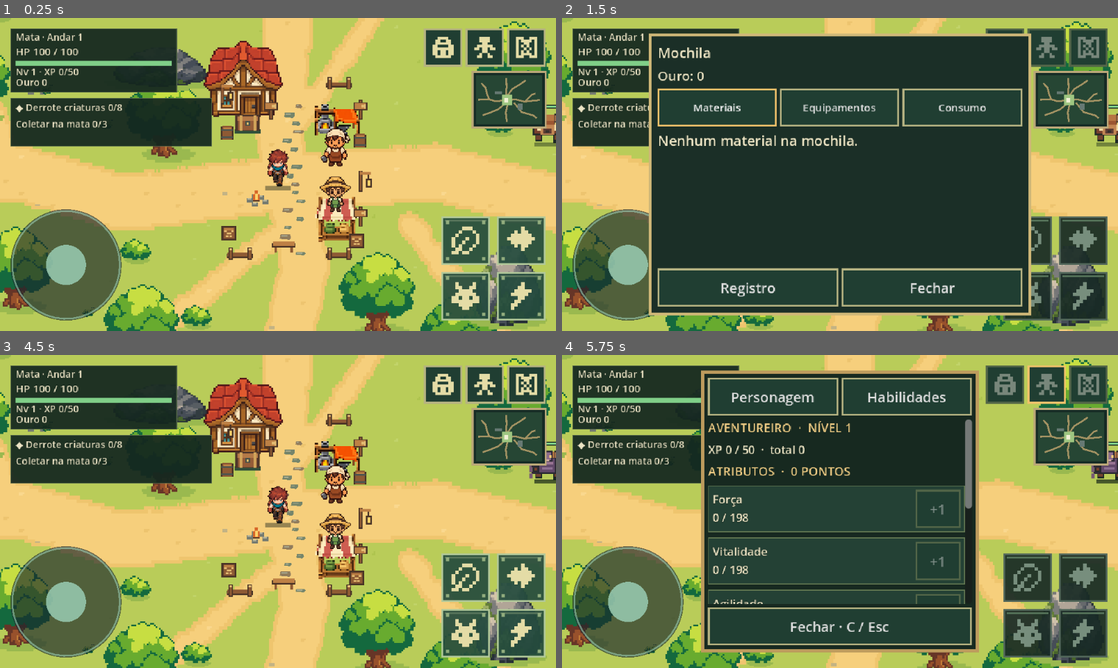
Above: before the commit, frames 1-4 (two rows, left to right).
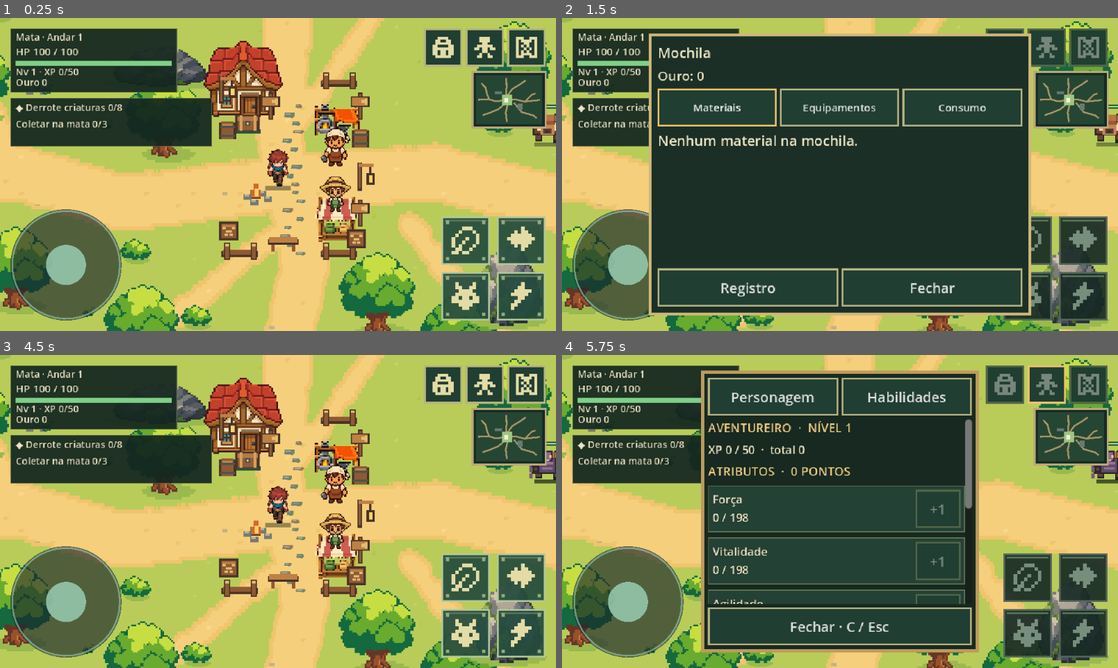
Above: after the commit, the same moments.

Repository: thiagohugo12-dotcom/arveon
Game: Godot game, scene res://scenes/main.tscn
Two runs of this game, one before a commit and one after it. Both use one fixed random seed, a clock stepped at 60 frames per second and the inputs below.
Inputs (mouse positions are in pixels of both pictures, inside the frame that each line leads up to):
- Up to frame 1 (0.25 s): no input
- Up to frame 2 (1.5 s): click (1006, 46) at 0.52 s; click "Materiais" at 1.25 s
- Up to frame 3 (4.5 s): click "Equipamentos" at 2 s; click "Consumo" at 2.75 s; click "Registro" at 3.5 s; click "Fechar" at 4.25 s
- Up to frame 4 (5.75 s): click (1045, 383) at 5.02 s

The runs differ from the first frame. In frame 1, 2.4% of the frame differs, in the area x 4-68%, y 17-78%; in frame 2, less than 0.1%; in frame 3, 2.4%; in frame 4, less than 0.1%.

Commit message:
fix: make camp props visible at gameplay scale

Diff:
--- a/scripts/presentation/floor_v2_view.gd
+++ b/scripts/presentation/floor_v2_view.gd
@@ -29,8 +29,10 @@
 func sprite(atlas: Texture2D, region: Rect2, at: Vector2) -> void:
 	layout.draw_texture_rect_region(atlas,Rect2(at-Vector2(region.size.x*0.5,region.size.y),region.size),region)
 
-func prop(region: Rect2, at: Vector2) -> void:
-	sprite(PROPS,region,at)
+func prop(region: Rect2, at: Vector2, scale: float = 1.0) -> void:
+	# Props need a stronger silhouette than background vegetation on a phone screen.
+	var size := region.size * scale
+	layout.draw_texture_rect_region(PROPS,Rect2(at-Vector2(size.x*0.5,size.y),size),region)
 
 func shadow(at: Vector2, width: float, height: float) -> void:
 	for i in range(6):
@@ -57,7 +59,7 @@
 		var at := Vector2(rng.randi_range(20,1175),rng.randi_range(20,875))
 		if layout._free_for_decoration(at):
 			if i%19 == 0:
-				prop(PEBBLES_PROP,at+Vector2(0,8))
+				prop(PEBBLES_PROP,at+Vector2(0,8),1.15)
 			else:
 				sprite(NATURE,FLOWERS if i%11==0 else BUSH if i%23==0 else GRASS,at)
 	# A separate sparse pass makes bushes visible without competing with trees.
@@ -99,17 +101,22 @@
 	# Compact buildings retain the established service anchors and footprints.
 	for n in range(18):
 		layout._draw_flagstone(Vector2(556+layout._hash(n,71)%21-10,369+n*10),n)
+	# The fence segments mark the hub without enclosing it or filling the scene.
 	for at in [Vector2(496,352),Vector2(610,352),Vector2(496,548),Vector2(610,548)]:
-		prop(FENCE_PROP,at)
+		prop(FENCE_PROP,at,1.4)
 	# Draw replacements inside the original footprints, not new buildings.
 	layout.draw_texture_rect_region(CAMP,Rect2(452,288,96,96),CABIN)
 	sprite(CAMP,FORGE,SafeCamp.STATIONS["Ferreiro"]+Vector2(0,14))
 	sprite(CAMP,MARKET,SafeCamp.STATIONS["Vendedor"]+Vector2(0,14))
 	layout._draw_chest(SafeCamp.STATIONS["Baú"])
+	# Service markers remain sparse, but are deliberately legible at gameplay scale.
 	for name: String in ["Baú","Ferreiro","Vendedor"]:
-		prop(SIGN_PROP,SafeCamp.STATIONS[name]+Vector2(28,-4))
-	for point: Vector2 in [Vector2(480,411),Vector2(633,420)]: prop(BARREL_PROP,point)
-	for point: Vector2 in [Vector2(484,526),Vector2(631,535)]: prop(CRATE_PROP,point)
-	for point: Vector2 in [Vector2(479,374),Vector2(638,474)]: prop(LANTERN_PROP,point)
-	prop(BENCH_PROP,Vector2(548,544))
-	prop(FIRE_PROP,Vector2(516,492))
+		prop(SIGN_PROP,SafeCamp.STATIONS[name]+Vector2(28,-4),1.35)
+	for point: Vector2 in [Vector2(480,411),Vector2(633,420)]:
+		prop(BARREL_PROP,point,1.3)
+	for point: Vector2 in [Vector2(484,526),Vector2(631,535)]:
+		prop(CRATE_PROP,point,1.3)
+	for point: Vector2 in [Vector2(479,374),Vector2(638,474)]:
+		prop(LANTERN_PROP,point,1.35)
+	prop(BENCH_PROP,Vector2(548,544),1.3)
+	prop(FIRE_PROP,Vector2(516,492),1.3)
